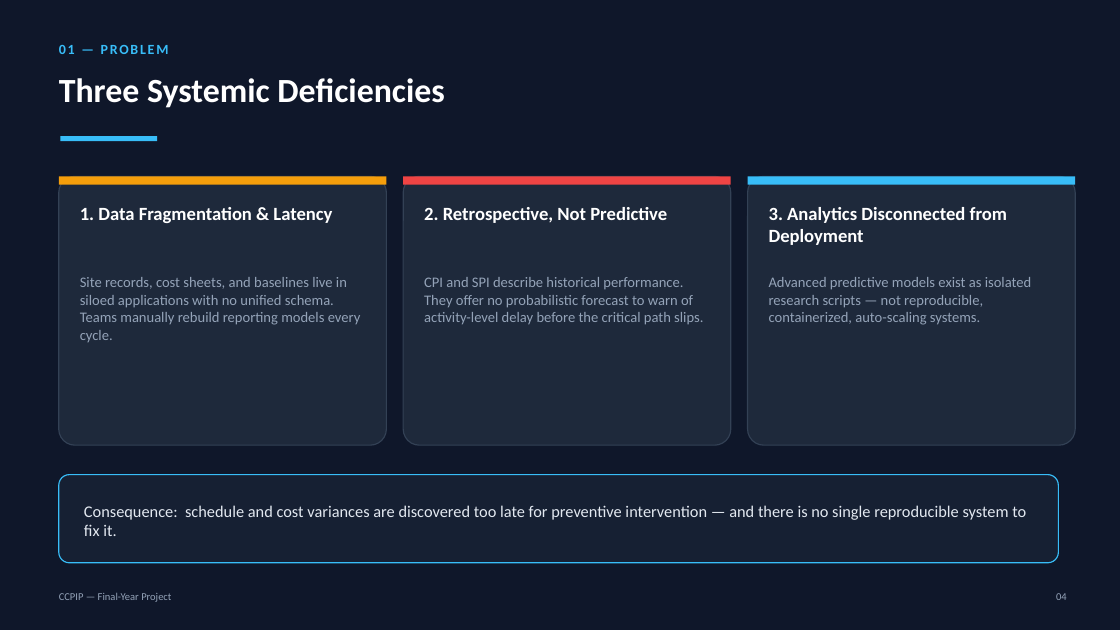
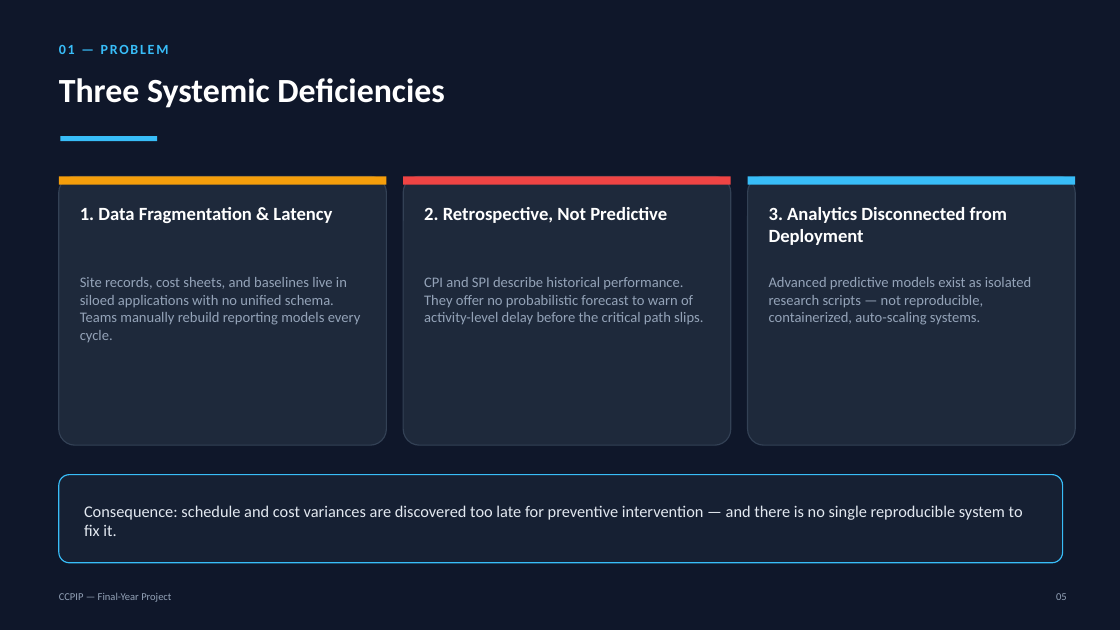
Before and after one commit to castial004/Cloud-Native-Construction-Project-Intelligence-Platform, a slide deck: slide 5 of project-final.pptx (slide 4 before the commit). Drawn at 1120x630 pixels with LibreOffice and Linux fonts; fonts in the diff are those of the drawing. Boxes give left, top, right and bottom in pixels: in the first picture for what was removed or moved away, otherwise in the second. Text is boxed around its words. In the diff, an @@ line names an element or a change of style, - is before the commit and + after.

```diff
--- a/project-final.pptx
+++ b/project-final.pptx
@@ rounded rectangle: place and size @@
-rounded rectangle at box(59, 475, 1059, 563)
+rounded rectangle at box(59, 475, 1063, 563)
@@ text at box(1056, 593, 1067, 600): text changed @@
-04
+05
```
Also in this commit, not shown: 15 other slides changed, 11 slides added, 2 slides removed, 10 other files.
